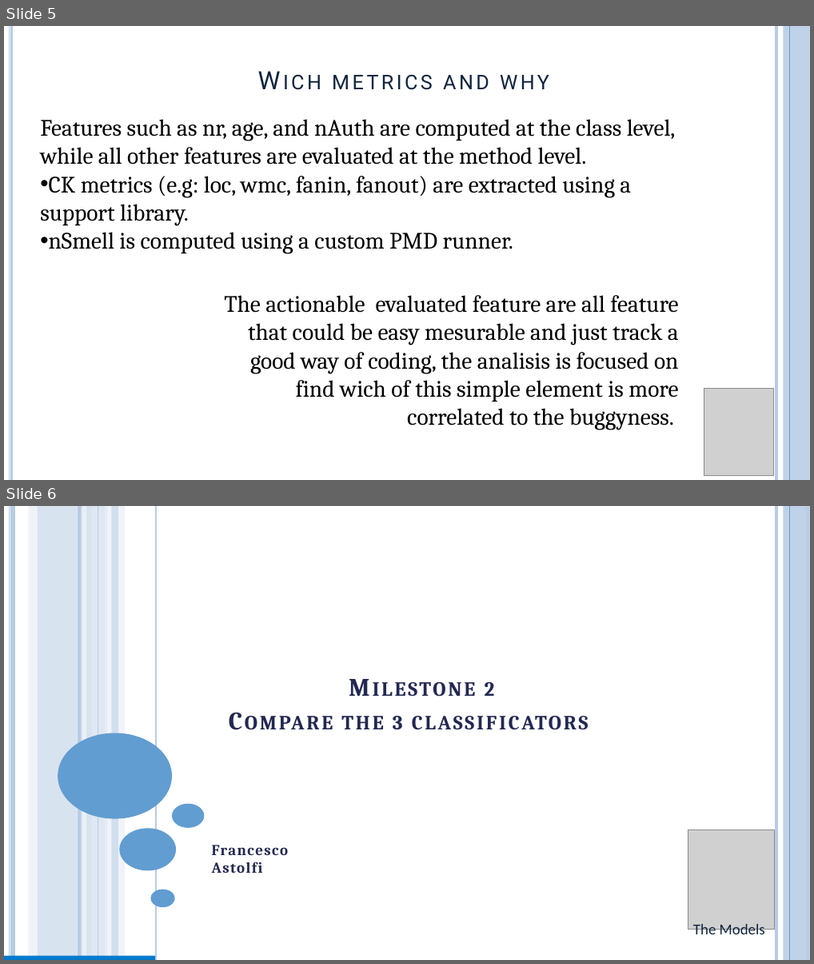
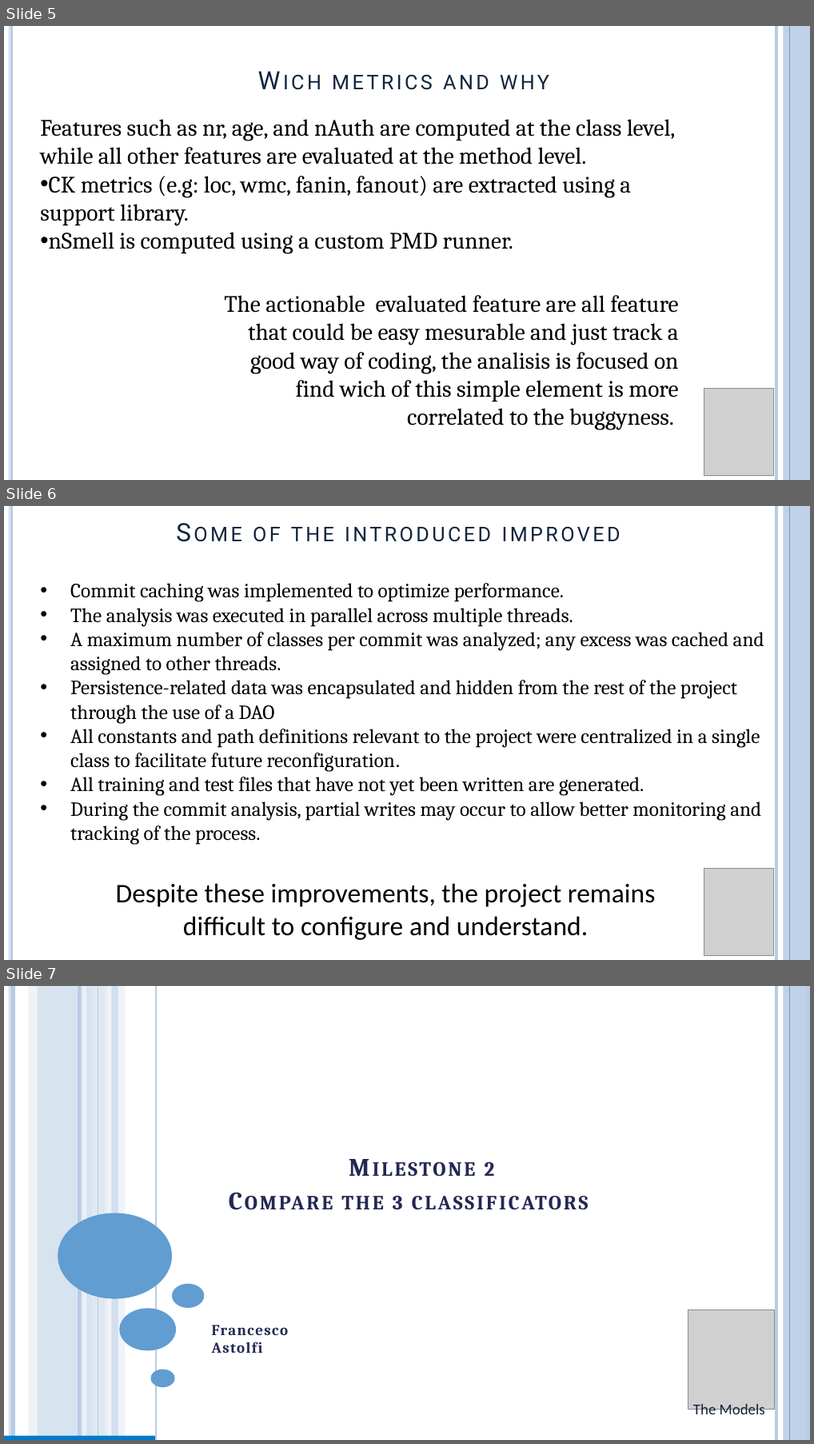
Before and after one commit to FrancescoAstolfiDev/progettoParteFalessi, a slide deck: My_Ispw2_Project_Falessi/report/report_astolfi.pptm. Shown one above the other, each under a label of ours: slides 5 and 6 before the commit, slides 5, 6 and 7 after it. The pictures are 814x964 and 814x1444 pixels, drawn with LibreOffice and Linux fonts; fonts in the diff are those of the drawing; grey boxes stand for pictures; background and template pictures are left out. Boxes give left, top, right and bottom in pixels: in the first picture for what was removed or moved away, otherwise in the second. Text is boxed around its words. In the diff, an @@ line names an element or a change of style, - is before the commit and + after.

```diff
--- a/My_Ispw2_Project_Falessi/report/report_astolfi.pptm
+++ b/My_Ispw2_Project_Falessi/report/report_astolfi.pptm
@@ slide 6 added at [4,506,810,960], background #FFFFFF; not listed: 4 template elements that a slide beside it also shows @@
@@ text added at [253,527,621,542], 30 pt, text #0F243E, small capitals @@
+Some of the introduced improved
@@ text added at [70,583,765,844], 24 pt, text #000000 @@
+• Commit caching was implemented to optimize performance.
+• The analysis was executed in parallel across multiple threads.
+• A maximum number of classes per commit was analyzed; any excess was cached and assigned to other threads.
+• Persistence-related data was encapsulated and hidden from the rest of the project through the use of a DAO
+• All constants and path definitions relevant to the project were centralized in a single class to facilitate future reconfiguration.
+• All training and test files that have not yet been written are generated.
+• During the commit analysis, partial writes may occur to allow better monitoring and tracking of the process.
@@ text added at [116,883,655,940], 32 pt, text #000000 @@
+Despite these improvements, the project remains difficult to configure and understand.
@@ picture added at [705,868,774,956] @@
@@ what was slide 6 is now slide 7 @@
```
Also in this commit, not shown: 1 slide changed, 31 other files.
